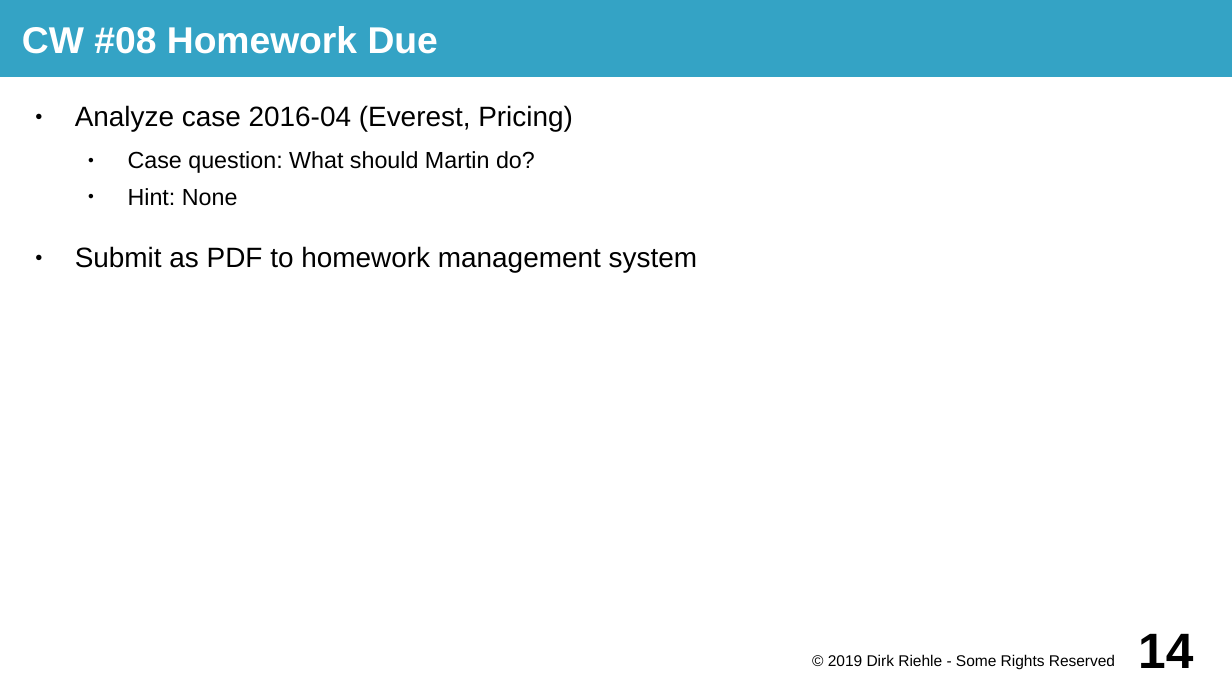
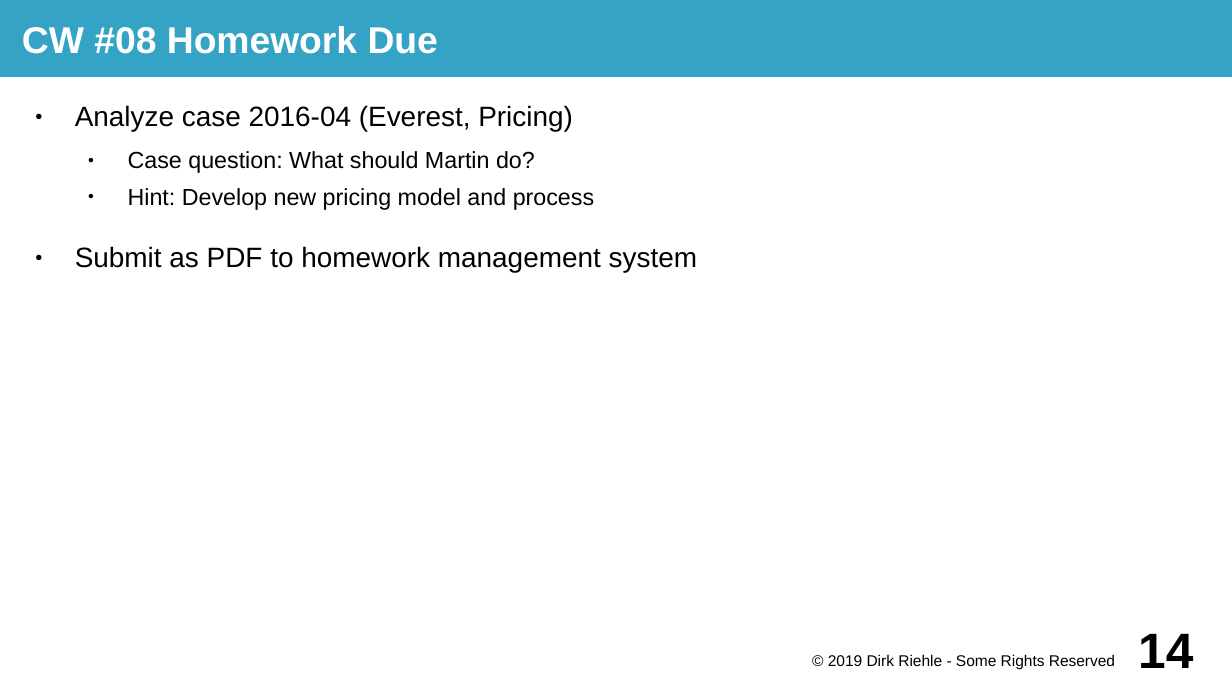
Before and after one commit to dirkriehle/prod-course, a slide deck: slide 14 of Lecture slides/PROD A02 - Course Schedule.odp. Drawn at 1232x693 pixels with LibreOffice and Linux fonts; fonts in the diff are those of the drawing. Boxes give left, top, right and bottom in pixels: in the first picture for what was removed or moved away, otherwise in the second. Text is boxed around its words. In the diff, an @@ line names an element or a change of style, - is before the commit and + after.

```diff
--- a/Lecture slides/PROD A02 - Course Schedule.odp
+++ b/Lecture slides/PROD A02 - Course Schedule.odp
@@ text at (128, 188, 594, 210): text changed @@
-  ● Hint: None
+  ● Hint: Develop new pricing model and process
```
Also in this commit, not shown: 2 other slides changed, 1 other file.
